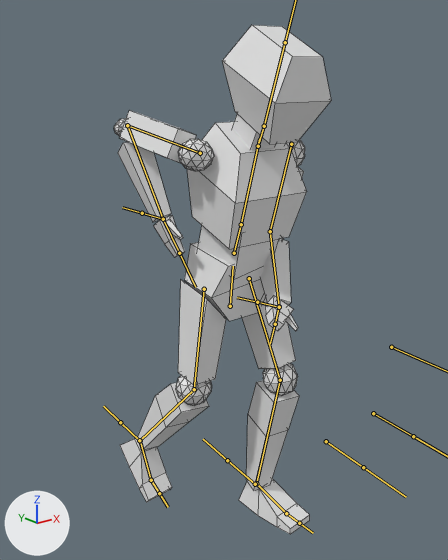
The FBX model Assets/low-poly-human-edit-rig2-edit.fbx: old version first, new version second.
The view is the same before and after, from a 50 mm camera at (-3.31, -4.07, 4.2) aimed at (0.13, 0.22, 2.48). The axes (+X, +Y, +Z) are drawn at lower left. The lights are the same throughout. Both versions are drawn at frame 12 of the action 'Armature|Shoveling'; the numbers are the values there. The bones that bend it are drawn over the model as lines. Mesh edges are drawn as thin lines.

Objects in the first picture: 'Body'.
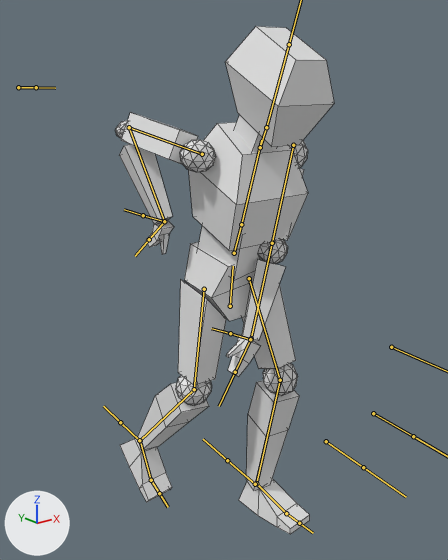
Where the change shows, as pixel boxes [x1, y1, x2, y2] in the pictures (448 x 560 px):
'Body', posed: before [114, 25, 331, 534]; after [115, 26, 334, 534]
bone 'UpperArm.L', root to tip: before (291, 144) to (270, 231); after (293, 145) to (272, 243)
bone 'LowerArm.L', root to tip: before (270, 231) to (279, 306); after (272, 243) to (251, 338)
bone 'Hand.L', root to tip: before (279, 306) to (275, 324); after (251, 338) to (235, 372)
bone 'UpperArm.R.001', root to tip: before (200, 153) to (127, 125); after (202, 154) to (129, 127)
bone 'LowerArm.R.001', root to tip: before (127, 125) to (163, 219); after (129, 127) to (164, 221)
bone 'Hand.R.001', root to tip: before (163, 219) to (179, 253); after (164, 221) to (149, 239)

Patch to the scene script:
```diff
--- a/Assets/low-poly-human-edit-rig2-edit.fbx.py
+++ b/Assets/low-poly-human-edit-rig2-edit.fbx.py
@@ bone_torso @@
 bone_torso = bpy.data.objects['Armature'].pose.bones['Torso']  # child of 'Pelvis'
-bone_torso.rotation_quaternion = (0.986, 0.119, 0.117, 0.014)  # degrees (14, 13, 3)
+bone_torso.rotation_quaternion = (0.984, 0.131, 0.117, 0.015)  # degrees (16, 13, 4)
@@ bone_upperarm_l @@
 bone_upperarm_l = bpy.data.objects['Armature'].pose.bones['UpperArm.L']  # child of 'Chest'
-bone_upperarm_l.rotation_quaternion = (0.994, 0.022, 0.095, -0.051)  # degrees (2, 11, -6)
+bone_upperarm_l.rotation_quaternion = (0.401, 0.287, 0.864, 0.103)  # degrees (-32, 141, -48)
@@ bone_lowerarm_l @@
 bone_lowerarm_l = bpy.data.objects['Armature'].pose.bones['LowerArm.L']  # child of 'UpperArm.L'
-bone_lowerarm_l.rotation_quaternion = (0.855, -0.492, 0.0, 0.16)  # degrees (-59, 9, 16)
+bone_lowerarm_l.rotation_quaternion = (0.998, 0.057, 0.0, -0.019)  # degrees (7, 0, -2)
@@ bone_hand_l @@
 bone_hand_l = bpy.data.objects['Armature'].pose.bones['Hand.L']  # child of 'LowerArm.L'
-bone_hand_l.rotation_quaternion = (0.665, 0.072, -0.691, 0.273)  # degrees (-83, -74, 112)
+bone_hand_l.rotation_quaternion = (0.88, -0.13, -0.455, -0.024)  # degrees (-21, -54, 7)
@@ bone_upperarm_r_001 @@
 bone_upperarm_r_001 = bpy.data.objects['Armature'].pose.bones['UpperArm.R.001']  # child of 'Chest'
-bone_upperarm_r_001.rotation_quaternion = (0.755, -0.635, 0.041, -0.158)  # degrees (-79, -8, -17)
+bone_upperarm_r_001.rotation_quaternion = (0.768, -0.621, 0.041, -0.151)  # degrees (-77, -7, -17)
@@ bone_lowerarm_r_001 @@
 bone_lowerarm_r_001 = bpy.data.objects['Armature'].pose.bones['LowerArm.R.001']  # child of 'UpperArm.R.001'
-bone_lowerarm_r_001.rotation_quaternion = (0.496, -0.802, 0.0, -0.333)  # degrees (-110, -32, -23)
+bone_lowerarm_r_001.rotation_quaternion = (0.508, -0.796, 0.0, -0.331)  # degrees (-108, -32, -23)
@@ bone_hand_r_001 @@
 bone_hand_r_001 = bpy.data.objects['Armature'].pose.bones['Hand.R.001']  # child of 'LowerArm.R.001'
-bone_hand_r_001.rotation_quaternion = (0.999, 0.002, 0.001, -0.05)  # degrees (0, 0, -6)
+bone_hand_r_001.rotation_quaternion = (0.781, 0.604, -0.101, 0.125)  # degrees (75, -18, 4)
```
